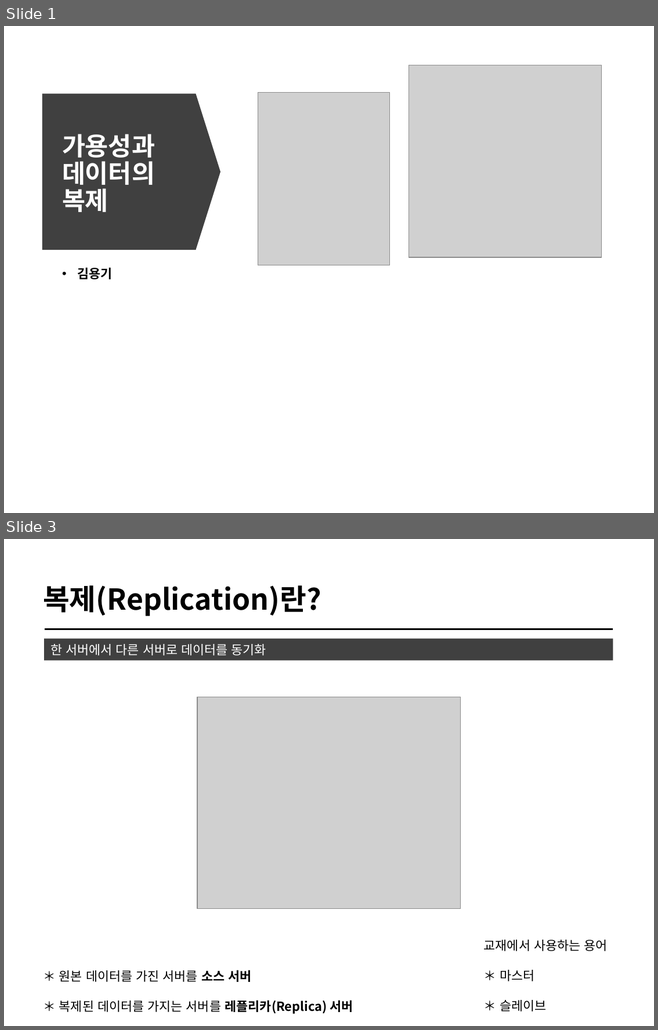
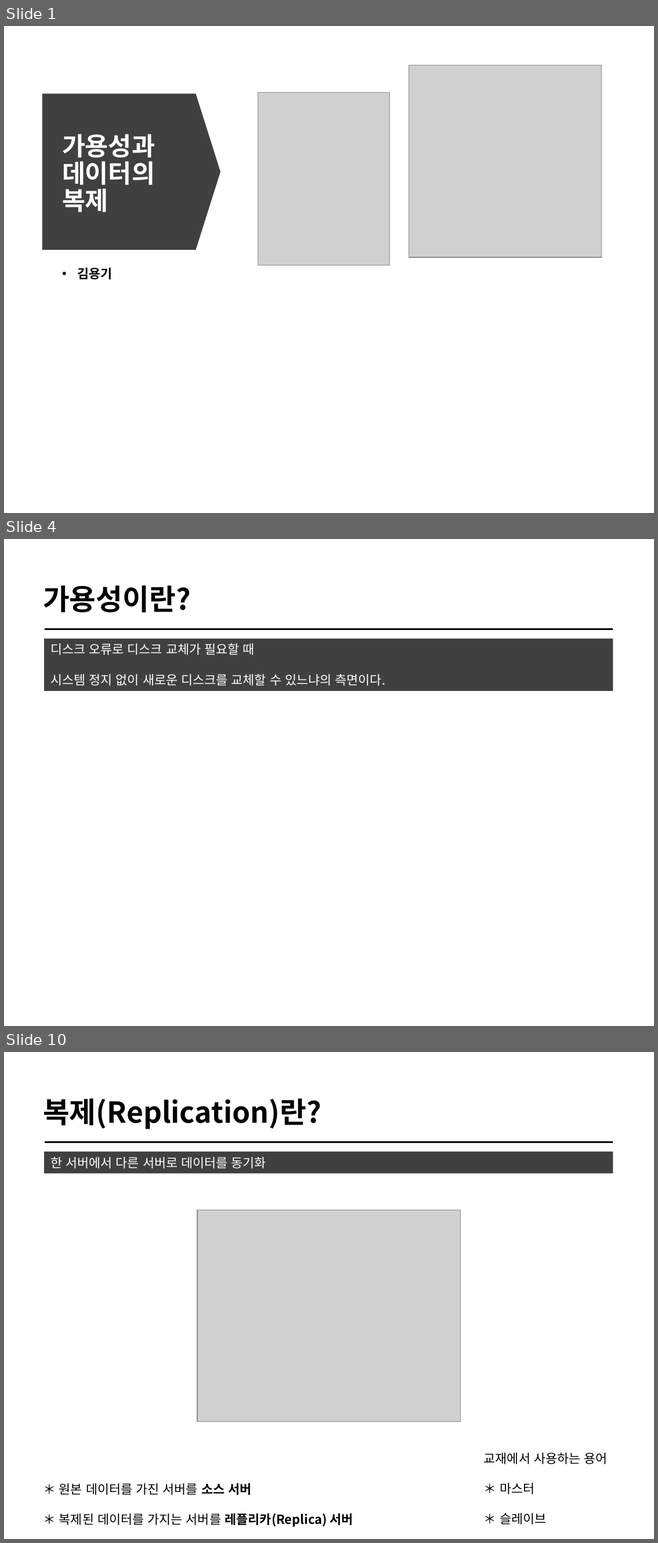
Before and after one commit to cs-study-org/cs-study, a slide deck: 23/yongki/Availability&Replication.pptx. Shown one above the other, each under a label of ours: slides 1 and 3 before the commit, slides 1, 4 and 10 after it; the slides between them are not shown. The pictures are 658x1030 and 658x1543 pixels, drawn with LibreOffice and Linux fonts; fonts in the diff are those of the drawing; grey boxes stand for pictures. Boxes give left, top, right and bottom in pixels: in the first picture for what was removed or moved away, otherwise in the second. Text is boxed around its words. In the diff, an @@ line names an element or a change of style, - is before the commit and + after.

```diff
--- a/23/yongki/Availability&Replication.pptx
+++ b/23/yongki/Availability&Replication.pptx
@@ slide 4 added at (x1=4, y1=539, x2=654, y2=1026), background #FFFFFF @@
@@ title added at (x1=43, y1=585, x2=191, y2=613), 32 pt, text #000000, bold @@
+가용성이란?
@@ rectangle added at (x1=44, y1=638, x2=612, y2=691), fill #404040, 14 pt, text #FFFFFF @@
+디스크 오류로 디스크 교체가 필요할 때
+시스템 정지 없이 새로운 디스크를 교체할 수 있느냐의 측면이다.
@@ line added from (45, 629) to (612, 629), #000000 2 pt @@
@@ what was slide 3 is now slide 10 @@
```
Also in this commit, not shown: 6 slides changed, 8 other slides added, 1 other file.
